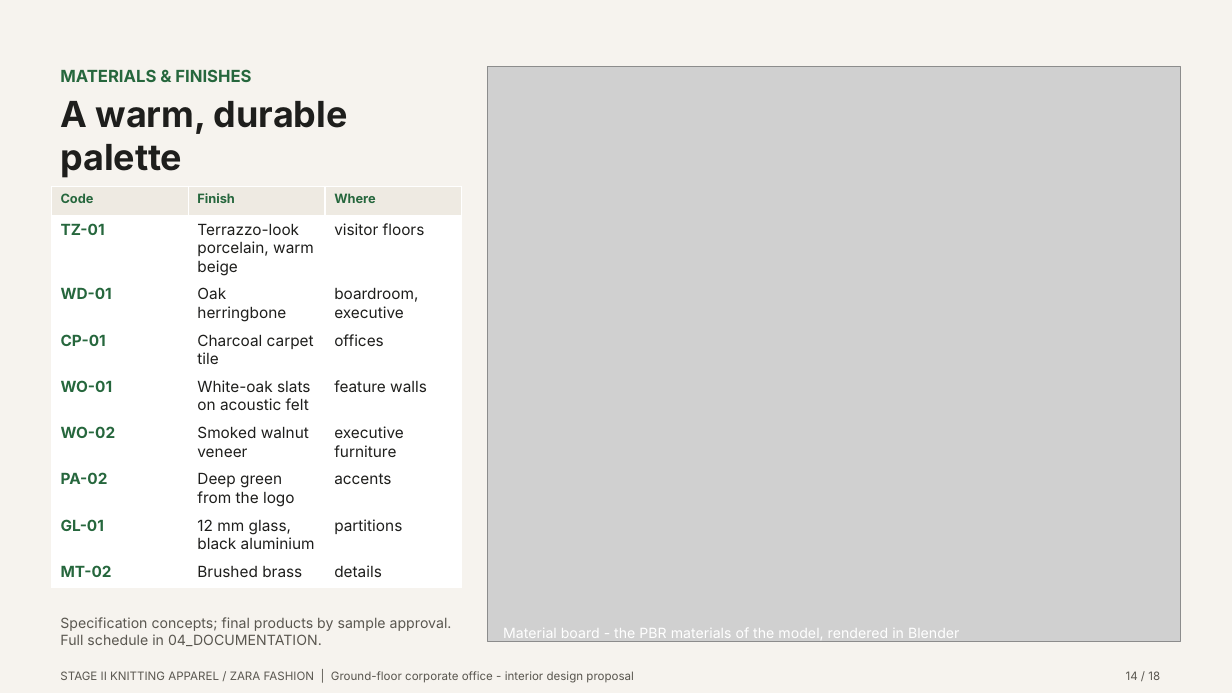
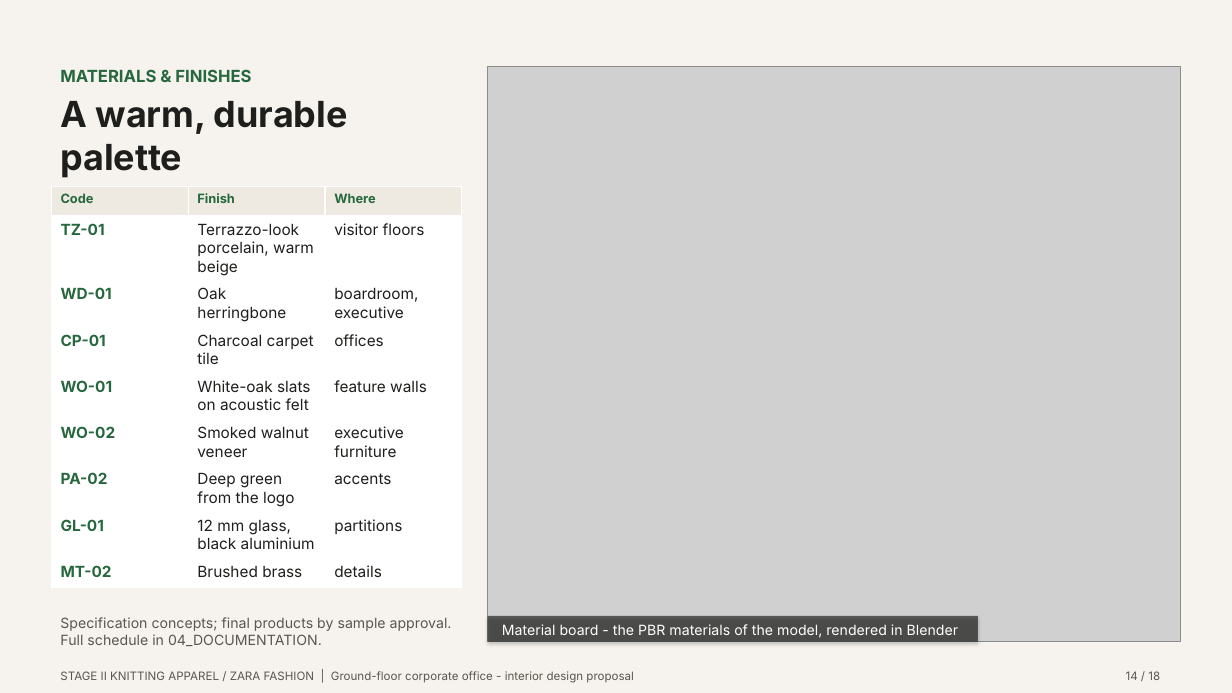
Before and after one commit to i-m-r-a-n/Practice01, a slide deck: slide 14 of GARMENT_OFFICE_FINAL_PRESENTATION/03_PRESENTATION/Garment_Office_Design_Pitch.pptx. Drawn at 1232x693 pixels with LibreOffice and Linux fonts; fonts in the diff are those of the drawing; grey boxes stand for pictures. Boxes give left, top, right and bottom in pixels: in the first picture for what was removed or moved away, otherwise in the second. Text is boxed around its words. In the diff, an @@ line names an element or a change of style, - is before the commit and + after.

```diff
--- a/GARMENT_OFFICE_FINAL_PRESENTATION/03_PRESENTATION/Garment_Office_Design_Pitch.pptx
+++ b/GARMENT_OFFICE_FINAL_PRESENTATION/03_PRESENTATION/Garment_Office_Design_Pitch.pptx
@@ rectangle added at [488, 616, 979, 642], fill #141412 at 62% opacity @@
@@ text "Material board - the PBR ...": place and size @@
-text "Material board - the PBR ..." at [503, 628, 959, 642]
+text "Material board - the PBR ..." at [502, 624, 958, 638]
```
Also in this commit, not shown: 14 other slides changed, 22 other files.
